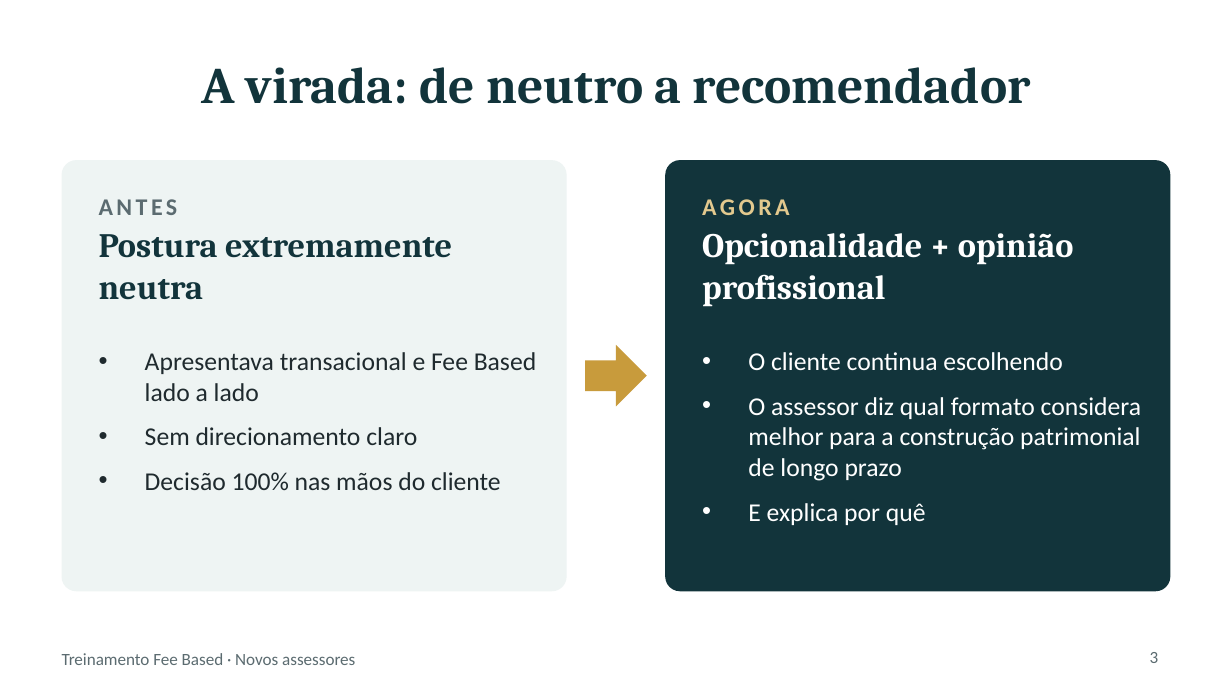
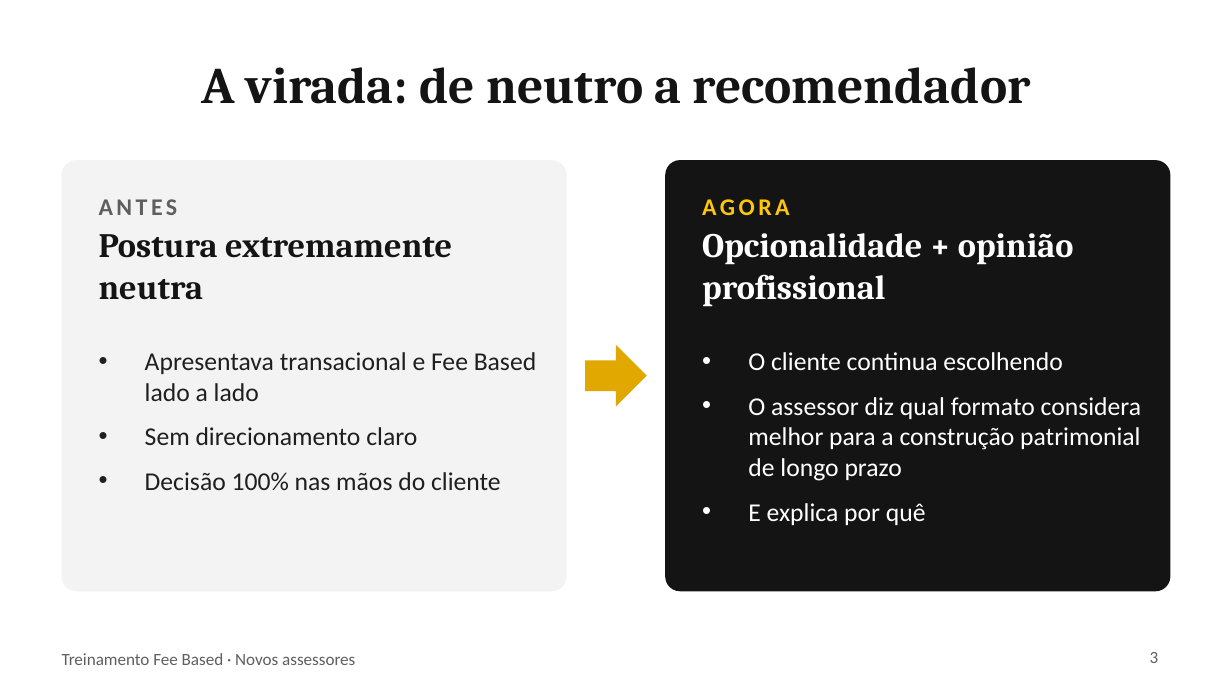
Before and after one commit to lcarloscalfat1998-eng/Mensagens, a slide deck: slide 3 of treinamentos/fee-based/Treinamento_Fee_Based_Novos_Assessores.pptx. Drawn at 1232x693 pixels with LibreOffice and Linux fonts; fonts in the diff are those of the drawing. Boxes give left, top, right and bottom in pixels: in the first picture for what was removed or moved away, otherwise in the second. Text is boxed around its words. In the diff, an @@ line names an element or a change of style, - is before the commit and + after.

```diff
--- a/treinamentos/fee-based/Treinamento_Fee_Based_Novos_Assessores.pptx
+++ b/treinamentos/fee-based/Treinamento_Fee_Based_Novos_Assessores.pptx
@@ title "A virada: de neutro a ..." at [201,67,1031,104]: text colour #12343B to #141414 @@
@@ rounded rectangle at [62,160,567,591]: fill #EEF4F3 to #F3F3F3 @@
@@ rounded rectangle at [665,160,1170,591]: fill #12343B to #141414 @@
@@ text "AGORA" at [702,199,790,215]: text colour #E3C98E to #FFC709 @@
@@ text "Postura extremamente neutra" at [99,234,452,300]: text colour #12343B to #141414 @@
@@ text "Apresentava transacional e Fee Based ..." at [145,352,536,490]: text colour #1F2A2E to #1F1F1F @@
@@ right arrow at [585,345,647,407]: fill #C89B3C to #E0A800 @@
@@ text colour #5B6B70 to #5F5F5F in 3 elements at [99,199,178,215], [1150,652,1159,663], [62,653,355,665] @@
```
Also in this commit, not shown: 9 other slides changed, 1 other file.
